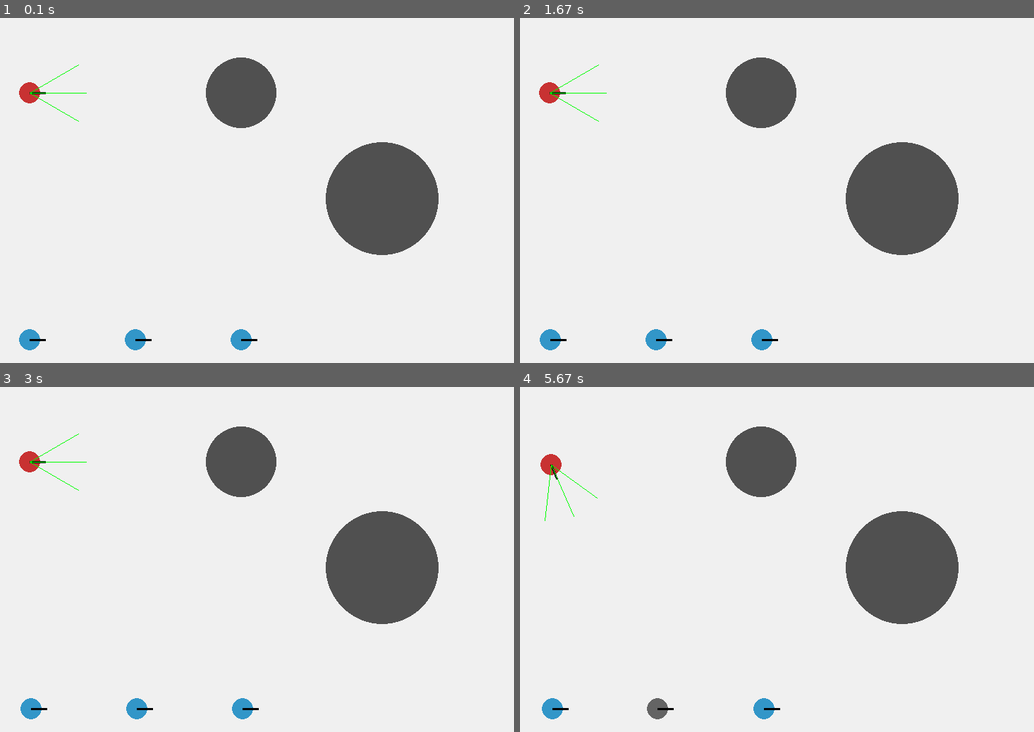
Above: before the commit, frames 1-4 (two rows, left to right).
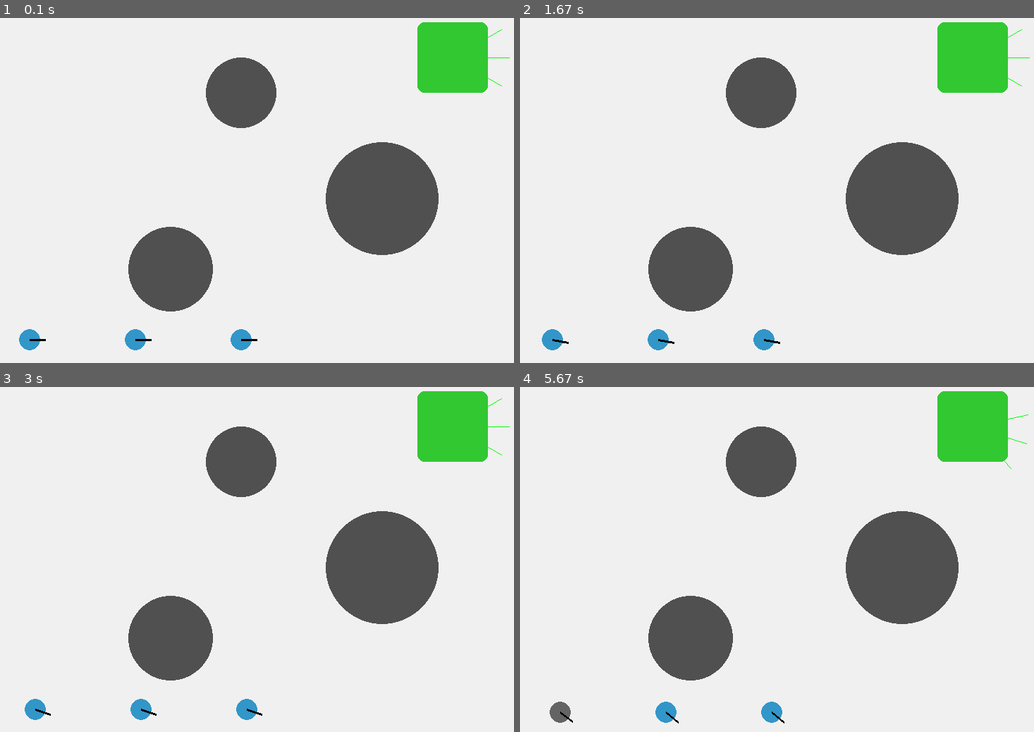
Above: after the commit, the same moments.

Repository: cyrileoppo/Robotique--copposite-mtarrab
Game: pygame game, started from projet_fil_rouge/clinique/__main__.py
Same seed, same stepped clock (60 frames per second), same inputs: the game is played once before the commit and once after it.
Inputs:
- Up to frame 1 (0.1 s): no input
- Up to frame 2 (1.67 s): no input
- Up to frame 3 (3 s): no input
- Up to frame 4 (5.67 s): no input

The runs differ from the first frame. In frame 1, 6.2% of the frame differs, in the area x 3-100%, y 1-86%; in frame 2, 6.4%; in frame 3, 6.6%; in frame 4, 7.0%, in the area x 3-99%, y 1-98%.

Commit message:
Feat: boost des performances moteur et cycle complet de sauvetage

Diff:
--- a/projet_fil_rouge/clinique/__main__.py
+++ b/projet_fil_rouge/clinique/__main__.py
@@ -1,6 +1,7 @@
 import argparse
 import logging
 import pygame
+import math
 
 from .logging_config import setup_logger
 from .modele.environnement import Environnement
@@ -10,7 +11,6 @@
 from .controleur.strategies import Navigator, GoalAndAvoidStrategy
 
 def parse_args():
-    """Gère les arguments en ligne de commande."""
     parser = argparse.ArgumentParser(description="Simulation de la Clinique des Robots")
     parser.add_argument("--debug", action="store_true", help="Active les logs de niveau DEBUG")
     parser.add_argument("--nb-robots", type=int, default=3, help="Nombre de robots standards")
@@ -22,94 +22,106 @@
     logger = logging.getLogger("Simulation")
 
     largeur, hauteur = 800, 600
+    BASE_X, BASE_Y = 700, 100
 
     # ==========================================
-    # 1. MODÈLE (Logique métier et physique)
+    # 1. MODÈLE
     # ==========================================
     env = Environnement(largeur, hauteur)
 
-    # Ajout de l'ambulance
-    ambulance = RobotAmbulance("Ambu-1", x=100, y=150)
+    # BOOST DE L'AMBULANCE : v_max de 2.0 à 5.0, a_max de 0.5 à 1.5 [cite: 508, 529]
+    ambulance = RobotAmbulance("Ambu-1", x=BASE_X, y=BASE_Y)
+    ambulance.moteur.v_max = 5.0
+    ambulance.moteur.a_max = 1.5
+    ambulance.moteur.frottement = 0.05 # Moins de frottement pour glisser plus [cite: 522, 527]
+
+    ambulance.robot_charge = None
     env.ajouter_robot(ambulance)
 
-    # Ajout des obstacles fixes
+    # Obstacles [cite: 187-190]
     env.ajouter_obstacle(ObstacleCercle(x=400, y=150, rayon=50))
     env.ajouter_obstacle(ObstacleCercle(x=600, y=300, rayon=80))
+    env.ajouter_obstacle(ObstacleCercle(x=300, y=400, rayon=60))
 
-    # Ajout des robots standards
     for i in range(args.nb_robots):
-        # On les place en bas de l'écran
         robot = RobotStandard(f"R-{i+1}", x=100 + i*150, y=500, poids=20)
+        robot.probabilite_panne = 0.002
         env.ajouter_robot(robot)
 
     # ==========================================
-    # 2. VUE (Affichage graphique)
+    # 2. VUE
     # ==========================================
     vue = VuePygame(largeur, hauteur)
 
     # ==========================================
-    # 3. CONTRÔLEUR (Intelligence et Navigation)
+    # 3. CONTRÔLEUR
     # ==========================================
-    # Création de la stratégie combinée (Évitement + Ciblage) [cite: 780-782]
-    strategy_evitement_et_ciblage = GoalAndAvoidStrategy(distance_securite=50.0)
+    # On augmente la distance de sécurité car l'ambulance va plus vite
+    strategy_evitement_et_ciblage = GoalAndAvoidStrategy(distance_securite=70.0)
 
     en_cours = True
     dt = 0.1
 
-    logger.info("Démarrage de la boucle graphique.")
-
     while en_cours:
-        # a) Gestion des événements (fermer la fenêtre)
         for event in pygame.event.get():
             if event.type == pygame.QUIT:
                 en_cours = False
 
-        # b) Mise à jour de l'état des robots standards (pannes potentielles)
+        # a) Pannes
         for robot in env.robots:
             if isinstance(robot, RobotStandard):
                 robot.mettre_a_jour_etat()
 
-        # c) L'ambulance cherche une cible (le premier robot en panne)
-        robot_a_sauver = None
+        # b) Machine à états (Sauvetage)
+        if ambulance.robot_charge is None:
+            robot_a_sauver = None
+            for robot in env.robots:
+                if robot.en_panne and isinstance(robot, RobotStandard):
+                    robot_a_sauver = robot
+                    break
+
+            if robot_a_sauver:
+                dist_robot = math.hypot(ambulance.x - robot_a_sauver.x, ambulance.y - robot_a_sauver.y)
+                if dist_robot < 30.0:
+                    ambulance.robot_charge = robot_a_sauver
+                    env.robots.remove(robot_a_sauver)
+                    logger.info(f"Chargement de {robot_a_sauver.id}")
+                    strategy_evitement_et_ciblage.set_cible(BASE_X, BASE_Y)
+                else:
+                    strategy_evitement_et_ciblage.set_cible(robot_a_sauver.x, robot_a_sauver.y)
+            else:
+                dist_base = math.hypot(ambulance.x - BASE_X, ambulance.y - BASE_Y)
+                if dist_base > 20.0:
+                    strategy_evitement_et_ciblage.set_cible(BASE_X, BASE_Y)
+                else:
+                    strategy_evitement_et_ciblage.set_cible(None, None)
+        else:
+            strategy_evitement_et_ciblage.set_cible(BASE_X, BASE_Y)
+            dist_base = math.hypot(ambulance.x - BASE_X, ambulance.y - BASE_Y)
+            if dist_base < 30.0:
+                repare = ambulance.robot_charge
+                repare.en_panne = False
+                repare.x, repare.y = BASE_X, BASE_Y + 120
+                env.ajouter_robot(repare)
+                logger.info(f"{repare.id} réparé !")
+                ambulance.robot_charge = None
+
+        # c) Commandes [cite: 804-805]
+        mesures = ambulance.capteur.read(env)
+        # On booste la vitesse de commande à 4.0 au lieu de 1.0
+        v_cmd, omega_cmd = strategy_evitement_et_ciblage.compute_command(mesures, ambulance.x, ambulance.y, ambulance.theta)
+        if v_cmd > 0: v_cmd = 4.0
+
+        commandes = {"Ambu-1": (v_cmd, omega_cmd)}
         for robot in env.robots:
-            if robot.en_panne and isinstance(robot, RobotStandard):
-                robot_a_sauver = robot
-                break # On s'arrête au premier trouvé
+            if isinstance(robot, RobotStandard):
+                commandes[robot.id] = (0.5, 0.02) if not robot.en_panne else (0.0, 0.0)
 
-        # d) Mise à jour de la cible dans la stratégie
-        if robot_a_sauver:
-            strategy_evitement_et_ciblage.set_cible(robot_a_sauver.x, robot_a_sauver.y)
-        else:
-            strategy_evitement_et_ciblage.set_cible(None, None)
-
-        # e) Lecture des capteurs pour l'ambulance
-        mesures = ambulance.capteur.read(env)
-
-        # f) Décision du Contrôleur
-        # On passe les mesures ET la position/orientation de l'ambulance à la stratégie
-        cmd_ambu = strategy_evitement_et_ciblage.compute_command(mesures, ambulance.x, ambulance.y, ambulance.theta)
-
-        # g) Application des commandes
-        commandes = {"Ambu-1": cmd_ambu}
-        for i in range(args.nb_robots):
-            robot_std = next(r for r in env.robots if r.id == f"R-{i+1}")
-            # Les standards avancent un peu s'ils ne sont pas en panne
-            if not robot_std.en_panne:
-                commandes[f"R-{i+1}"] = (0.3, 0.0)
-            else:
-                commandes[f"R-{i+1}"] = (0.0, 0.0)
-
-        # h) Mise à jour du Modèle
         env.step(commandes, dt)
-
-        # i) Mise à jour de la Vue
         vue.dessiner(env)
-
-        # j) Limiter la vitesse de la boucle
         vue.horloge.tick(60)
 
     vue.quitter()
-    logger.info("Fin de la simulation.")
 
 if __name__ == "__main__":
     main()
--- a/projet_fil_rouge/clinique/modele/moteur.py
+++ b/projet_fil_rouge/clinique/modele/moteur.py
@@ -1,7 +1,7 @@
 import math
 
 class MoteurDifferentielRealiste:
-    def __init__(self, v_max=20.0, omega_max=21.0, a_max=9.5, frottement=5.1):
+    def __init__(self, v_max=2.0, omega_max=1.0, a_max=0.5, frottement=0.1):
         # Paramètres physiques
         self.v_max = v_max
         self.omega_max = omega_max
--- a/projet_fil_rouge/clinique/vue/vue_pygame.py
+++ b/projet_fil_rouge/clinique/vue/vue_pygame.py
@@ -51,6 +51,9 @@
                         fin_y = int(robot.y + math.sin(angle_absolu) * dist)
                         pygame.draw.line(self.ecran, COULEUR_RAYON, (int(robot.x), int(robot.y)), (fin_x, fin_y), 1)
 
+        # Dessiner la Base de Réparation (un carré vert en haut à droite)
+        COULEUR_BASE = (50, 200, 50)
+        pygame.draw.rect(self.ecran, COULEUR_BASE, (650, 50, 100, 100), border_radius=10)
         pygame.display.flip()
 
     def quitter(self):
Not shown, changed: robot.log
